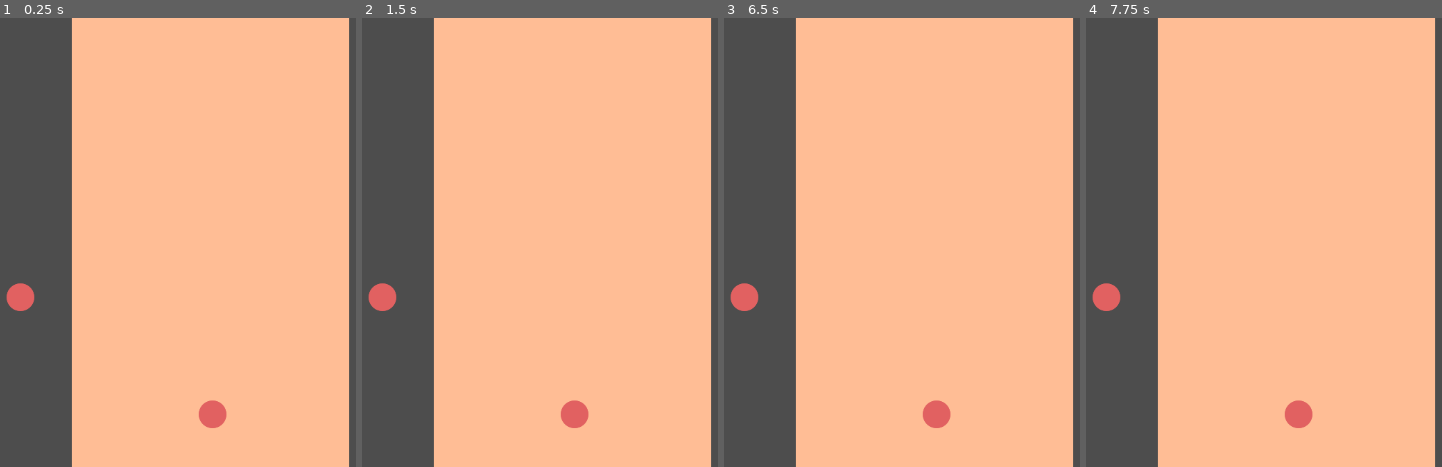
Above: before the commit, frames 1-4 (left to right).
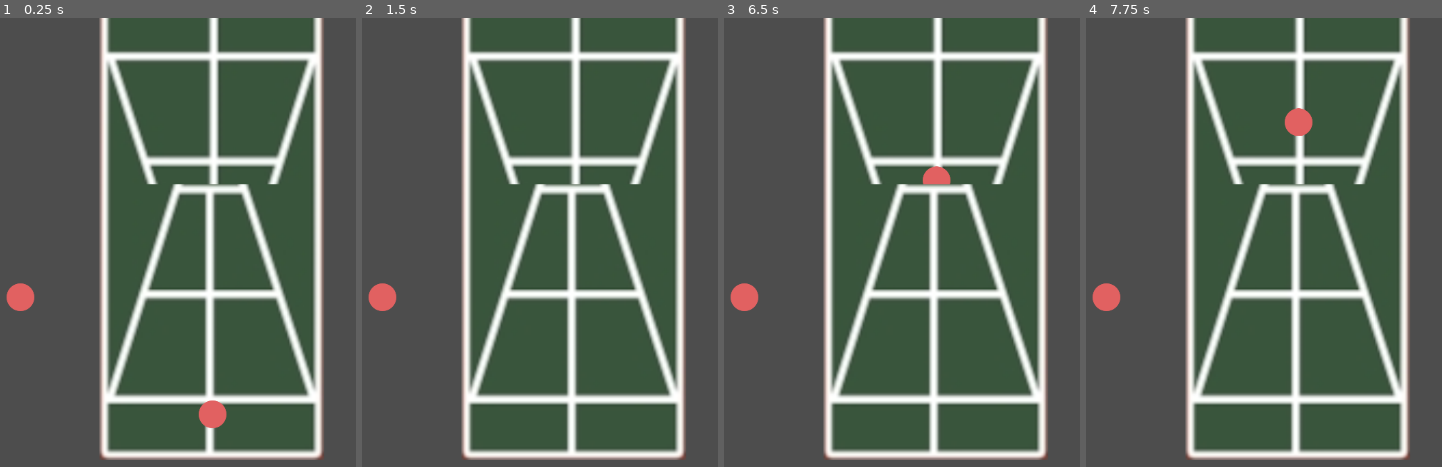
Above: after the commit, the same moments.

Repository: ParkerDavisGit/shuffleboard
Game: Godot game, scene res://majors/Shuffleboard/Shuffleboard.tscn
Same seed, same stepped clock (60 frames per second), same inputs: the game is played once before the commit and once after it.
Inputs (mouse positions are in pixels of both pictures, inside the frame that each line leads up to):
- Up to frame 1 (0.25 s): no input
- Up to frame 2 (1.5 s): tap Enter at 0.5 s; move the mouse to (outside the picture) at 0.52 s; press the mouse at (outside the picture) at 0.53 s; move the mouse to (411, 264) at 1.27 s; release the mouse at (411, 264) at 1.28 s; click (411, 264) at 1.35 s
- Up to frame 3 (6.5 s): tap Space (Space) at 2, 3.5, 4.35, 5 s; move the mouse to (1015, 143) at 2.02 s; hold Space (Space) 2.03-2.78 s; click (1015, 143) at 2.3 s; tap Enter at 2.75, 4.25 s; move the mouse to (894, 332) at 2.77 s; click (894, 332) at 2.85 s; move the mouse to (outside the picture) at 3.52 s; press the mouse at (outside the picture) at 3.53 s; move the mouse to (outside the picture) at 4.27 s; release the mouse at (outside the picture) at 4.28 s; click (outside the picture) at 4.55 s; move the mouse to (973, 242) at 5.02 s; press the mouse at (973, 242) at 5.03 s; move the mouse to (813, 130) at 5.77 s; release the mouse at (813, 130) at 5.78 s; click (813, 130) at 5.85 s
- Up to frame 4 (7.75 s): move the mouse to (outside the picture) at 6.52 s; hold Space (Space) 6.53-7.28 s; click (outside the picture) at 6.8 s; move the mouse to (1135, 264) at 7.27 s; click (1135, 264) at 7.35 s

The runs differ from the first frame. In frame 1, 77% of the frame differs, in the area x 20-99%, y 0-100%; in frame 2, 78%; in frame 3, 78%; in frame 4, 78%.

Commit message:
moving to laptop

Diff:
--- a/shuffleboard/majors/Shuffleboard/Objects/Board/Board.tscn
+++ b/shuffleboard/majors/Shuffleboard/Objects/Board/Board.tscn
@@ -1,13 +1,9 @@
-[gd_scene load_steps=4 format=3 uid="uid://baw25p4svrlss"]
+[gd_scene load_steps=3 format=3 uid="uid://baw25p4svrlss"]
+
+[ext_resource type="Texture2D" uid="uid://fex7pcubpjyh" path="res://assets/board/blank.png" id="1_p04to"]
 
 [sub_resource type="RectangleShape2D" id="RectangleShape2D_besqc"]
-size = Vector2(400, 2000)
-
-[sub_resource type="StandardMaterial3D" id="StandardMaterial3D_besqc"]
-
-[sub_resource type="BoxMesh" id="BoxMesh_besqc"]
-material = SubResource("StandardMaterial3D_besqc")
-size = Vector3(400, 2000, 1)
+size = Vector2(400, 2456)
 
 [node name="Board" type="Node2D"]
 
@@ -15,9 +11,12 @@
 position = Vector2(576, 1000)
 
 [node name="CollisionShape2D" type="CollisionShape2D" parent="Area2D"]
+position = Vector2(0, 228)
 shape = SubResource("RectangleShape2D_besqc")
 
-[node name="MeshInstance2D" type="MeshInstance2D" parent="."]
-modulate = Color(1, 0.7398153, 0.58220506, 1)
-position = Vector2(576, 1000)
-mesh = SubResource("BoxMesh_besqc")
+[node name="TextureRect" type="TextureRect" parent="."]
+offset_left = 376.0
+offset_right = 480.0
+offset_bottom = 639.0
+scale = Vector2(3.845, 3.845)
+texture = ExtResource("1_p04to")
--- a/shuffleboard/majors/Shuffleboard/Objects/Puck/puck_sb.gd
+++ b/shuffleboard/majors/Shuffleboard/Objects/Puck/puck_sb.gd
@@ -13,15 +13,9 @@
 
 	if event.is_action_pressed("Click"):
 		moving = true
-		apply_impulse(Vector2(0, -500))
+		apply_impulse(Vector2(0, -800))
 
 func _physics_process(delta: float) -> void:
-	if not active:
-		return
-
-	if not moving:
-		return
-
 	if self.linear_velocity.length() < 7:
 		self.linear_velocity = Vector2.ZERO
 		moving = false
--- a/shuffleboard/majors/Shuffleboard/Shuffleboard.tscn
+++ b/shuffleboard/majors/Shuffleboard/Shuffleboard.tscn
@@ -1,21 +1,16 @@
-[gd_scene load_steps=7 format=3 uid="uid://cq2m2rdy4qx5p"]
+[gd_scene load_steps=5 format=3 uid="uid://cq2m2rdy4qx5p"]
 
 [ext_resource type="Script" uid="uid://dmrh53lbjpp1d" path="res://majors/Shuffleboard/Shuffleboard.gd" id="1_j4oma"]
 [ext_resource type="PackedScene" uid="uid://baw25p4svrlss" path="res://majors/Shuffleboard/Objects/Board/Board.tscn" id="2_gk0pn"]
 [ext_resource type="PackedScene" uid="uid://bwnhny0ineyfq" path="res://majors/Shuffleboard/Objects/Puck/PuckSB.tscn" id="3_r2cw0"]
 [ext_resource type="Script" uid="uid://cne7llrkg8vub" path="res://majors/Shuffleboard/test.gd" id="4_j4oma"]
 
-[sub_resource type="PlaneMesh" id="PlaneMesh_r2cw0"]
-size = Vector2(5.715, 3.075)
-
-[sub_resource type="ViewportTexture" id="ViewportTexture_j4oma"]
-viewport_path = NodePath("ShuffleboardCamera/SubViewportContainer/SubViewport")
-
 [node name="Shuffleboard" type="Node2D"]
 script = ExtResource("1_j4oma")
 
 [node name="Board" parent="." instance=ExtResource("2_gk0pn")]
-position = Vector2(0, -1352)
+position = Vector2(111.415, -1352)
+scale = Vector2(0.81, 0.81)
 
 [node name="PuckSb" parent="." instance=ExtResource("3_r2cw0")]
 position = Vector2(579, 572)
@@ -24,36 +19,21 @@
 [node name="PuckSb2" parent="." instance=ExtResource("3_r2cw0")]
 position = Vector2(302, 403)
 
-[node name="ShuffleboardCamera" type="Node2D" parent="."]
+[node name="ScoringCamera" type="Node2D" parent="."]
 
-[node name="MeshInstance2D" type="MeshInstance2D" parent="ShuffleboardCamera"]
-position = Vector2(233, 326)
-mesh = SubResource("PlaneMesh_r2cw0")
-texture = SubResource("ViewportTexture_j4oma")
+[node name="SubViewportContainer" type="SubViewportContainer" parent="ScoringCamera"]
+offset_right = 1036.0
+offset_bottom = 240.0
 
-[node name="SubViewportContainer" type="SubViewportContainer" parent="ShuffleboardCamera"]
-offset_left = -18.0
-offset_right = 22.0
-offset_bottom = 40.0
-
-[node name="SubViewport" type="SubViewport" parent="ShuffleboardCamera/SubViewportContainer"]
+[node name="SubViewport" type="SubViewport" parent="ScoringCamera/SubViewportContainer"]
 disable_3d = true
+handle_input_locally = false
 size = Vector2i(1036, 240)
 render_target_update_mode = 4
 script = ExtResource("4_j4oma")
 
-[node name="Camera2D" type="Camera2D" parent="ShuffleboardCamera/SubViewportContainer/SubViewport"]
-position = Vector2(500, -500)
+[node name="Camera2D" type="Camera2D" parent="ScoringCamera/SubViewportContainer/SubViewport"]
+position = Vector2(518, -1200)
 
-[node name="SubViewportContainer2" type="SubViewportContainer" parent="ShuffleboardCamera"]
-visible = false
-offset_right = 1036.0
-offset_bottom = 240.0
-
-[node name="SubViewport" type="SubViewport" parent="ShuffleboardCamera/SubViewportContainer2"]
-handle_input_locally = false
-size = Vector2i(1036, 240)
-render_target_update_mode = 0
-
-[node name="Camera2D" type="Camera2D" parent="ShuffleboardCamera/SubViewportContainer2/SubViewport"]
-position = Vector2(500, -500)
+[node name="ShuffleboardCamera" type="Camera2D" parent="."]
+position = Vector2(576, 324)
--- a/shuffleboard/majors/VisualNovel/VisualNovel.tscn
+++ b/shuffleboard/majors/VisualNovel/VisualNovel.tscn
@@ -20,6 +20,10 @@
 [node name="Background" parent="." instance=ExtResource("2_714gf")]
 layout_mode = 0
 anchors_preset = 0
+anchor_right = 0.0
+anchor_bottom = 0.0
+grow_horizontal = 1
+grow_vertical = 1
 
 [node name="MusicBox (TODO)" type="Node" parent="."]
 
Binary file added: shuffleboard/assets/board/blank.png
Not shown, added: shuffleboard/assets/board/blank.png.import
Not shown, changed: notes.txt
